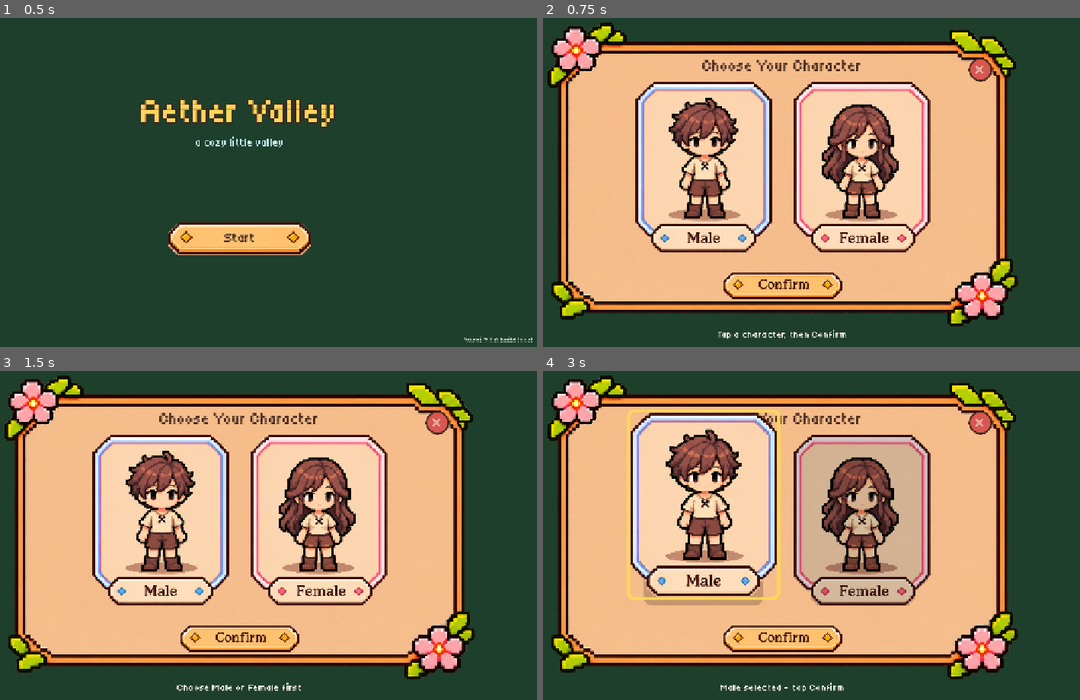
Above: before the commit, frames 1-4 (two rows, left to right).
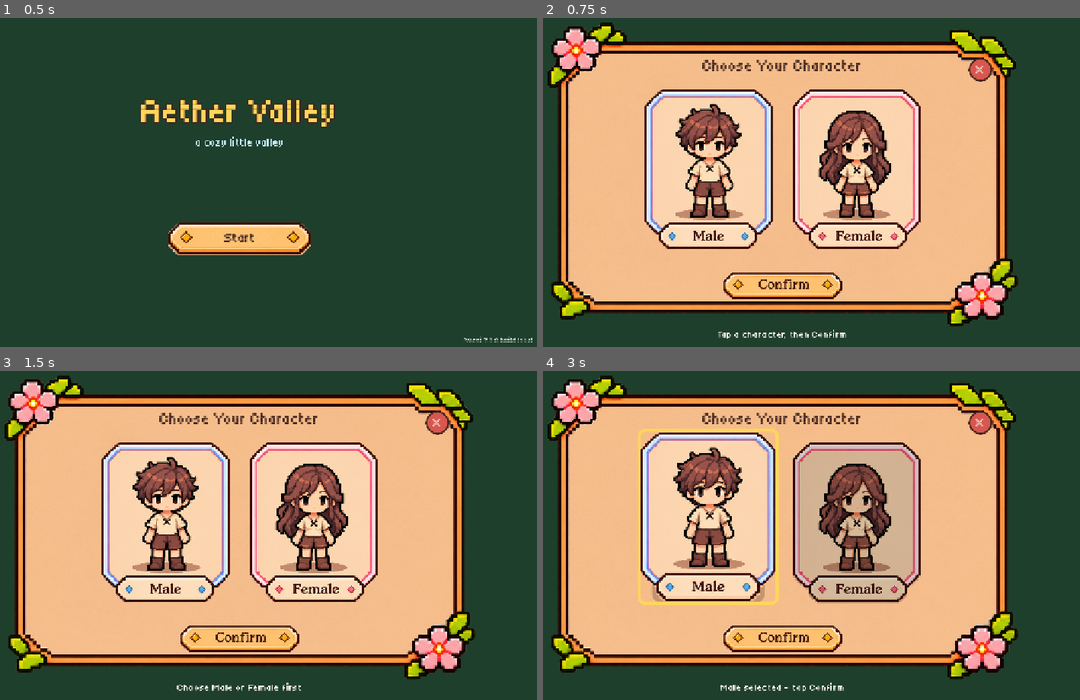
Above: after the commit, the same moments.

Repository: rintatia/aether-valley
Game: Godot game, scene res://scenes/main.tscn
Same seed, same stepped clock (60 frames per second), same inputs: the game is played once before the commit and once after it.
Inputs (mouse positions are in pixels of both pictures, inside the frame that each line leads up to):
- Up to frame 1 (0.5 s): no input
- Up to frame 2 (0.75 s): click "Start" at 0.5 s
- Up to frame 3 (1.5 s): click (241, 637) at 1.25 s
- Up to frame 4 (3 s): click (784, 637) at 2 s; click (704, 519) at 2.77 s

Frame 1 is identical in both runs. In frame 2, 13% of the frame differs, in the area x 17-73%, y 19-72%; in frame 3, 13%; in frame 4, 17%, in the area x 15-73%, y 11-72%.

Commit message:
Rapikan: kartu timbul tidak menutupi judul, muncul di danau lebih ke dalam, angka volume lebih jelas
Co-Authored-By: Claude Opus 5.5 <noreply@anthropic.com>
Claude-Session: https://claude.ai/code/session_01Bh7MyzyAsPj6aNVrh74d4r

Diff:
--- a/scripts/hud.gd
+++ b/scripts/hud.gd
@@ -466,7 +466,7 @@
 	fill.mouse_filter = Control.MOUSE_FILTER_IGNORE
 	fill.position = Vector2(4, 4)
 	bar_bg.add_child(fill)
-	var pct: Label = UIKit.pixel_label("", 20, UIKit.CREAM, 4, Color("#43251D"))
+	var pct: Label = UIKit.pixel_label("", 22, UIKit.CREAM, 6, Color("#43251D"))
 	pct.set_anchors_and_offsets_preset(Control.PRESET_FULL_RECT)
 	pct.horizontal_alignment = HORIZONTAL_ALIGNMENT_CENTER
 	pct.vertical_alignment = VERTICAL_ALIGNMENT_CENTER
--- a/scripts/layar_pilih.gd
+++ b/scripts/layar_pilih.gd
@@ -31,8 +31,8 @@
 	UIKit.close_button(panel, inner).pressed.connect(func() -> void: closed.emit())
 	# dua kartu berdampingan
 	var ok_h: float = inner.size.y * 0.15
-	var top: float = 58.0
-	var card_h: float = inner.size.y - top - ok_h - 24.0
+	var top: float = 74.0
+	var card_h: float = inner.size.y - top - ok_h - 30.0
 	var card_w: float = card_h * 539.0 / 679.0
 	var gap: float = card_w * 0.16
 	var x0: float = (inner.size.x - card_w * 2.0 - gap) / 2.0
@@ -45,7 +45,7 @@
 		b.texture_filter = CanvasItem.TEXTURE_FILTER_LINEAR_WITH_MIPMAPS
 		b.position = Vector2(x0 + i * (card_w + gap), top)
 		b.size = Vector2(card_w, card_h)
-		b.pivot_offset = Vector2(b.size.x / 2.0, b.size.y)
+		b.pivot_offset = b.size / 2.0
 		b.pressed.connect(func() -> void:
 			UIKit.sfx("klik")
 			_choose(g))
@@ -105,8 +105,8 @@
 		if k == g:
 			c.modulate = Color.WHITE
 			inner.move_child(c, inner.get_child_count() - 1)
-			tw.tween_property(c, "position:y", bp.y - 18.0, 0.28).set_trans(Tween.TRANS_BACK).set_ease(Tween.EASE_OUT)
-			tw.tween_property(c, "scale", Vector2(1.07, 1.07), 0.28).set_trans(Tween.TRANS_BACK).set_ease(Tween.EASE_OUT)
+			tw.tween_property(c, "position:y", bp.y - 12.0, 0.28).set_trans(Tween.TRANS_BACK).set_ease(Tween.EASE_OUT)
+			tw.tween_property(c, "scale", Vector2(1.05, 1.05), 0.28).set_trans(Tween.TRANS_BACK).set_ease(Tween.EASE_OUT)
 			tw.tween_property(sh, "modulate:a", 1.0, 0.25)
 			tw.tween_property(sh, "position:y", bp.y + 14.0, 0.28)
 			tw.chain().tween_callback(func() -> void: _float(k))
@@ -125,8 +125,8 @@
 	var bp: Vector2 = base_pos[k] as Vector2
 	var tw: Tween = create_tween().set_loops()
 	tweens[k] = tw
+	tw.tween_property(c, "position:y", bp.y - 7.0, 0.9).set_trans(Tween.TRANS_SINE).set_ease(Tween.EASE_IN_OUT)
 	tw.tween_property(c, "position:y", bp.y - 12.0, 0.9).set_trans(Tween.TRANS_SINE).set_ease(Tween.EASE_IN_OUT)
-	tw.tween_property(c, "position:y", bp.y - 18.0, 0.9).set_trans(Tween.TRANS_SINE).set_ease(Tween.EASE_IN_OUT)
 
 
 func _confirm() -> void:
